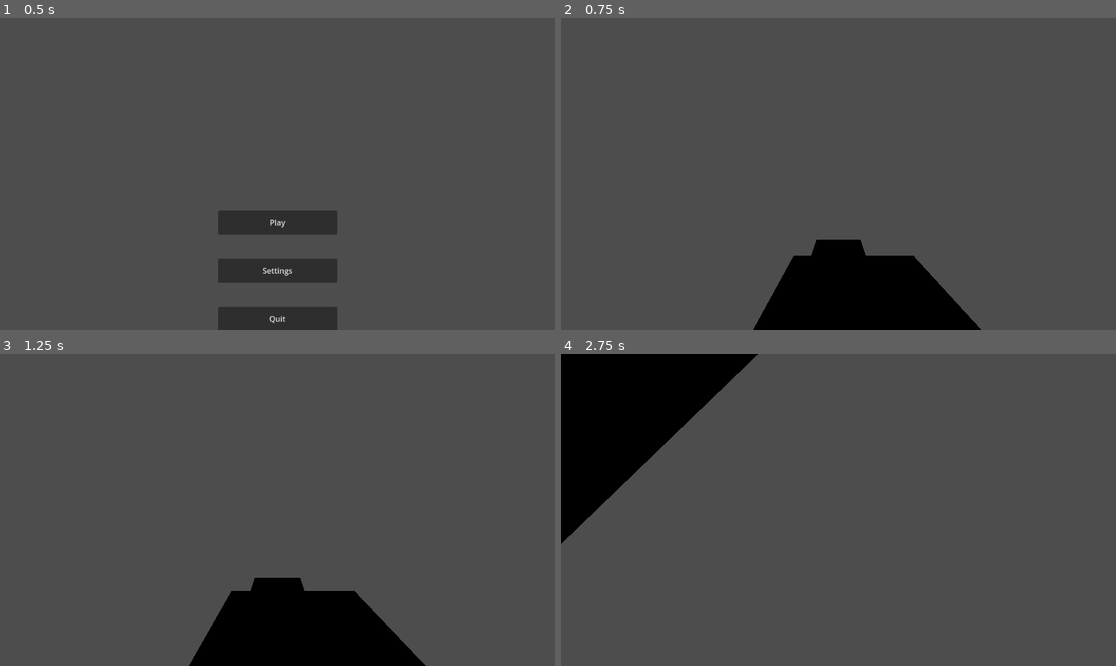
Above: before the commit, frames 1-4 (two rows, left to right).
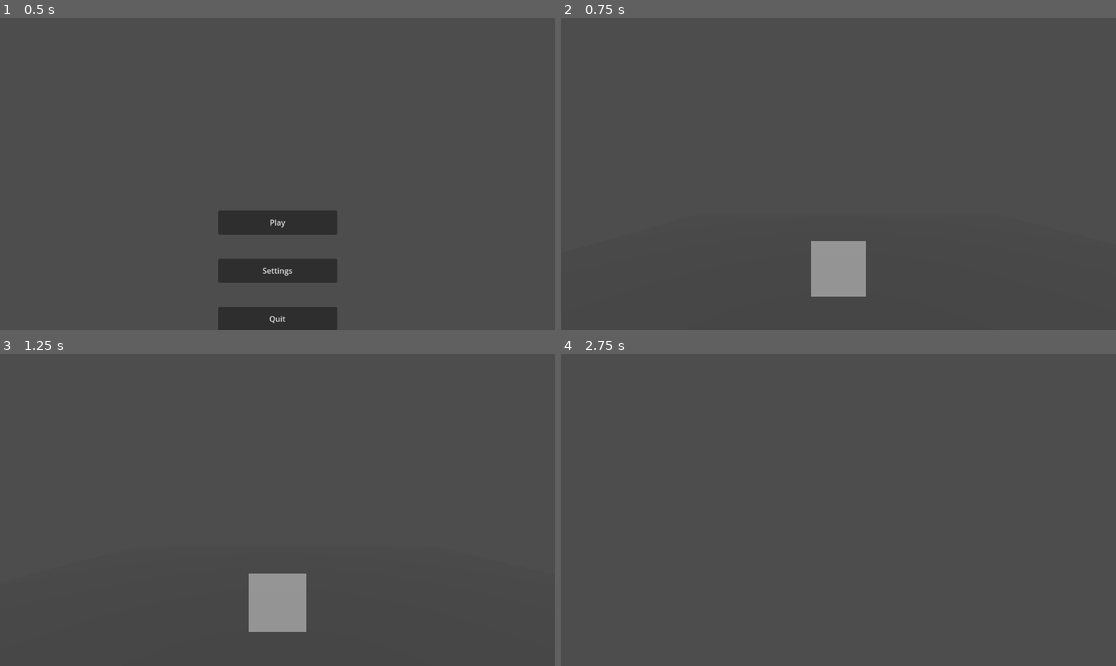
Above: after the commit, the same moments.

Repository: AlexTheAccount/Get-The-Biscuit
Game: Godot game, scene res://Tscn/Main Menu.tscn
Two runs of this game, one before a commit and one after it. Both use one fixed random seed, a clock stepped at 60 frames per second and the inputs below.
Inputs (mouse positions are in pixels of both pictures, inside the frame that each line leads up to):
- Up to frame 1 (0.5 s): no input
- Up to frame 2 (0.75 s): click "Play" at 0.5 s
- Up to frame 3 (1.25 s): no input
- Up to frame 4 (2.75 s): tap Enter (ui_accept) at 1.25, 1.52, 2, 2.27 s; move the mouse to (866, 510) at 1.27 s; hold Mouse wheel up (Zoom In) 1.28-2.03 s; hold W (Player Up) from 1.28 s (still down); move the mouse to (810, 510) at 2.02 s; tap Mouse wheel down (Zoom Out) at 2.1 s

Frame 1 is identical in both runs. In frame 2, 8.0% of the frame differs, in the area x 34-76%, y 71-100%; in frame 3, 8.4%; in frame 4, 11%, in the area x 0-36%, y 0-61%.

Commit message:
added Camera lag

Diff:
--- a/get-the-biscuit/Tscn/Level.tscn
+++ b/get-the-biscuit/Tscn/Level.tscn
@@ -9,7 +9,7 @@
 [node name="Level" type="Node3D"]
 
 [node name="MeshInstance3D" type="MeshInstance3D" parent="."]
-transform = Transform3D(3.8, 0, 0, 0, 1, 0, 0, 0, 4.2, 0, 0, 0)
+transform = Transform3D(17.131, 0, 0, 0, 1, 0, 0, 0, 15.0206, 0, 0, 0)
 mesh = SubResource("BoxMesh_hma3d")
 
 [node name="StaticBody3D" type="StaticBody3D" parent="MeshInstance3D"]
@@ -19,3 +19,6 @@
 
 [node name="Player" parent="." instance=ExtResource("1_3noxb")]
 transform = Transform3D(1, 0, 0, 0, 1, 0, 0, 0, 1, -0.478022, 1.24273, 0.180929)
+
+[node name="DirectionalLight3D" type="DirectionalLight3D" parent="."]
+transform = Transform3D(1, 0, 0, 0, 0.978166, 0.207826, 0, -0.207826, 0.978166, 0, 0, 0)
--- a/get-the-biscuit/Tscn/PlayerBody.gd
+++ b/get-the-biscuit/Tscn/PlayerBody.gd
@@ -31,6 +31,17 @@
 		velocity.z = move_toward(velocity.z, 0, SPEED)
 
 	move_and_slide()
+
+# Camera lag
+@export var camHeight := 1.6
+@export var maxLagDistance := 1.2 # max trailing distance behind motion
+@export var lagResponse := 10.0 # higher = snappier
+@export var lagAxisWeight := Vector3(1.0, 0.0, 1.0) # lag
+
+@export var maxVerticalLag := 0.5        # how far up/down the camera trails
+@export var verticalLagResponse := 5.0   # smoothness on Y axis
+var lagOffset := Vector3.ZERO
+var basePivotPos: Vector3
 
 # zoom vars
 @export var minZoom := 2.0
@@ -69,8 +80,43 @@
 		elif Input.is_action_pressed("Zoom Out"):
 			targetZoom = min(maxZoom, targetZoom + zoomSpeed)
 
-# Smoothly Applies Zoom
 func _process(delta):
+	# Smoothly Applies Zoom
 	var currentZoom = cameraSpringArm.spring_length
 	var newZoom = lerp(currentZoom, targetZoom, 10 * delta)
 	cameraSpringArm.spring_length = newZoom
+
+	# Camera lag based on player velocity
+	var fullVelo := Vector3(velocity.x, 0, velocity.z)
+	var speed := fullVelo.length()
+
+#    We invert Y so camera lags opposite player motion (rising = camera dips, falling = camera rises)
+	var rawYoffset := -velocity.y * 0.1 # scale factor—you can tweak
+	var desiredY = clamp(rawYoffset, -maxVerticalLag, maxVerticalLag)
+	var desiredXZ := Vector3.ZERO
+
+	var desiredOffset := Vector3(
+		desiredXZ.x,
+		desiredY,
+		desiredXZ.z
+	)
+	if speed > 0.05:
+		desiredOffset = -fullVelo.normalized() * maxLagDistance
+
+	# Smooth separately on each axis
+	var smoothHor := 1.0 - exp(-lagResponse * delta)
+	var smoothVert := 1.0 - exp(-verticalLagResponse * delta)
+	lagOffset.x = lerp(lagOffset.x, desiredOffset.x, smoothHor)
+	lagOffset.y = lerp(lagOffset.y, desiredOffset.y, smoothVert)
+	lagOffset.z = lerp(lagOffset.z, desiredOffset.z, smoothHor)
+
+	# Framerate-independent smoothing factor
+	var t := 1.0 - exp(-lagResponse * delta)
+	lagOffset = lagOffset.lerp(desiredOffset, t)
+
+	# Safety clamp to prevent overshoot
+	if lagOffset.length() > maxLagDistance:
+		lagOffset = lagOffset.normalized() * maxLagDistance
+
+	# Apply to pivot without touching rotation
+	cameraPivot.position = basePivotPos + Vector3(0, camHeight, 0) + lagOffset
